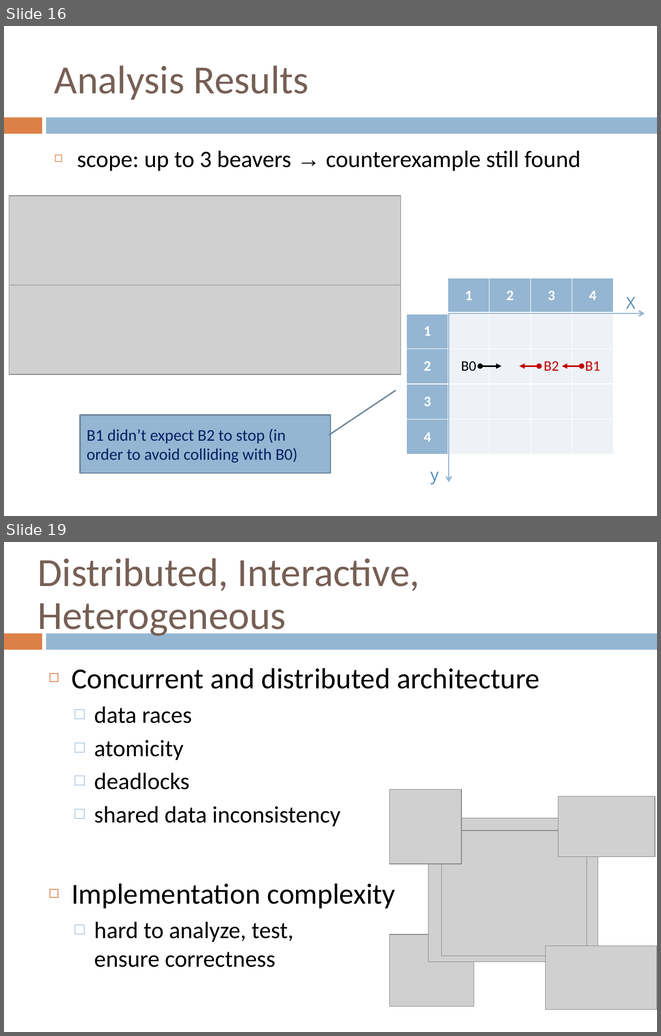
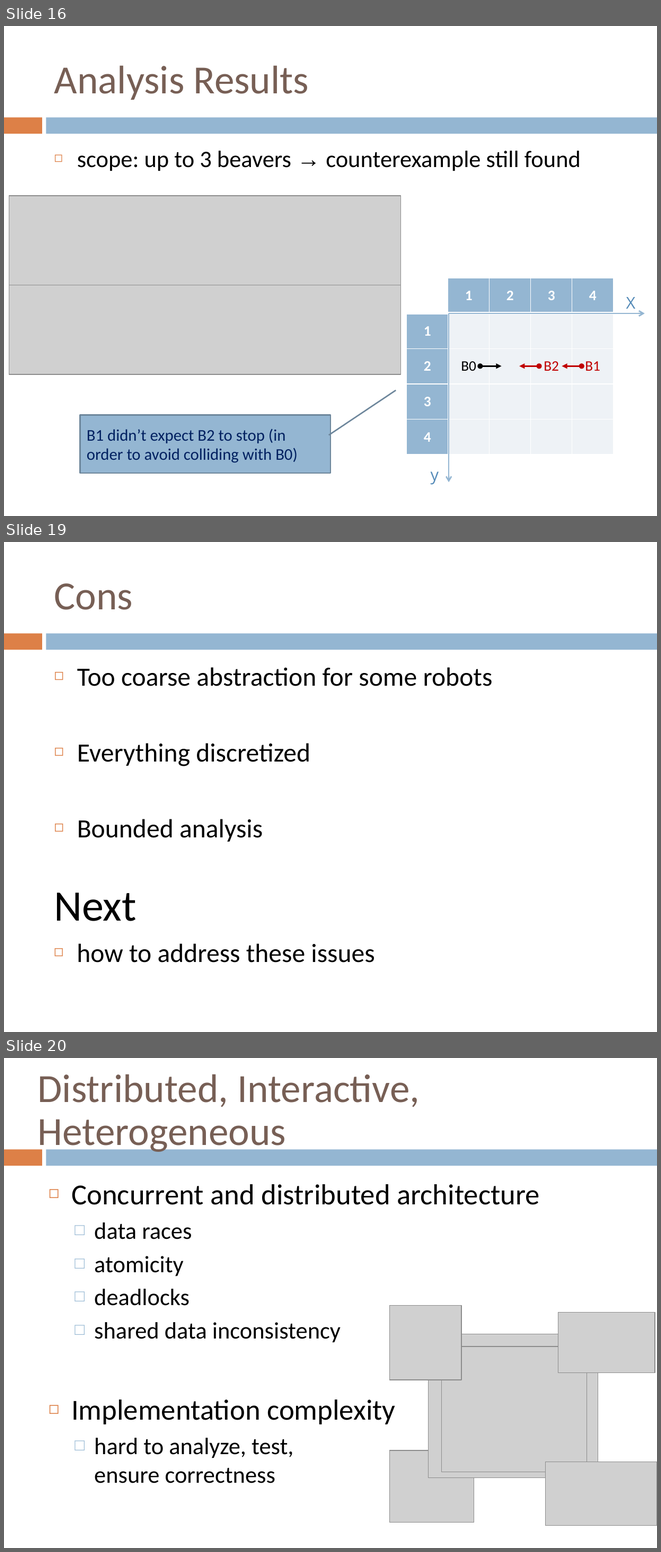
Before and after one commit to webguru412/React-Robots, a slide deck: talks/ppr-14-05-12.pptx. Shown one above the other, each under a label of ours: slides 16 and 19 before the commit, slides 16, 19 and 20 after it; the slides between them are not shown. The pictures are 661x1036 and 661x1552 pixels, drawn with LibreOffice and Linux fonts; fonts in the diff are those of the drawing; grey boxes stand for pictures. Boxes give left, top, right and bottom in pixels: in the first picture for what was removed or moved away, otherwise in the second. Text is boxed around its words. In the diff, an @@ line names an element or a change of style, - is before the commit and + after.

```diff
--- a/talks/ppr-14-05-12.pptx
+++ b/talks/ppr-14-05-12.pptx
@@ slide 19 added at (x1=4, y1=542, x2=657, y2=1032), background #FFFFFF; not listed: 2 template elements that a slide beside it also shows @@
@@ title added at (x1=54, y1=583, x2=133, y2=610), 44 pt, text #775F55 @@
+Cons
@@ text added at (x1=77, y1=667, x2=493, y2=841), 29 pt, text #000000 @@
+◻ Too coarse abstraction for some robots
+◻ Everything discretized
+◻ Bounded analysis
@@ text added at (x1=54, y1=892, x2=374, y2=962), 29 pt, text #000000 @@
+Next
+◻ how to address these issues
@@ what was slide 19 is now slide 20 @@
```
Also in this commit, not shown: 1 slide changed, 1 other slide added, 1 slide removed, 2 other files.
